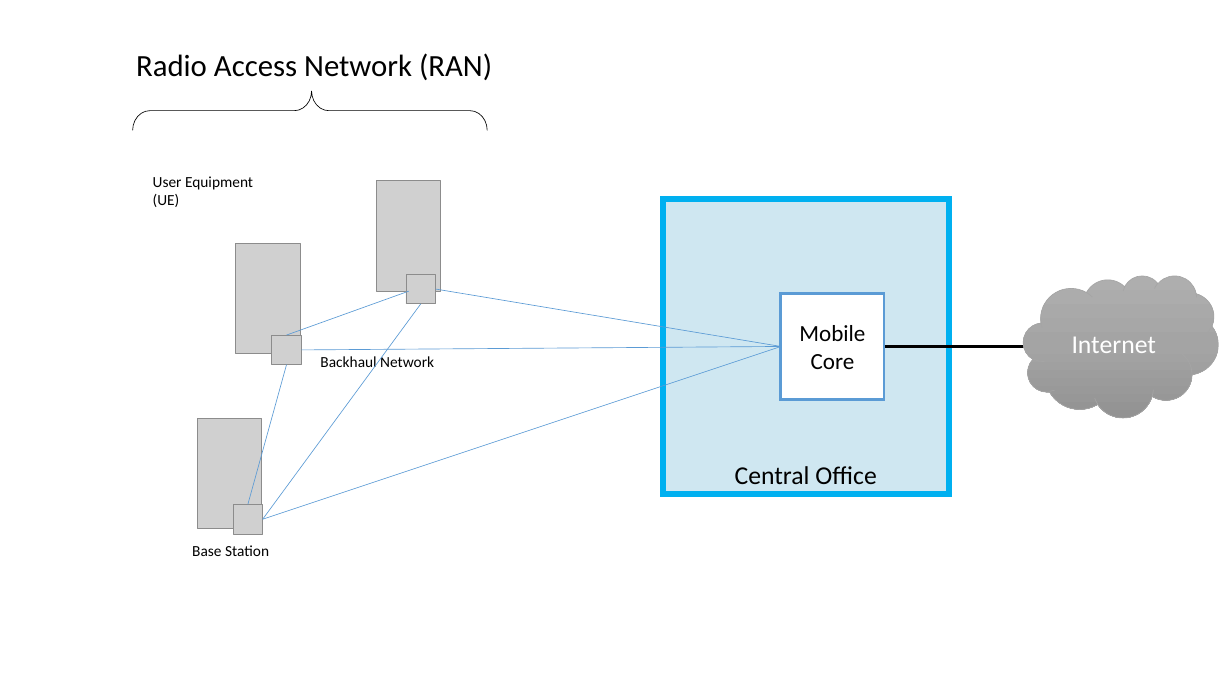
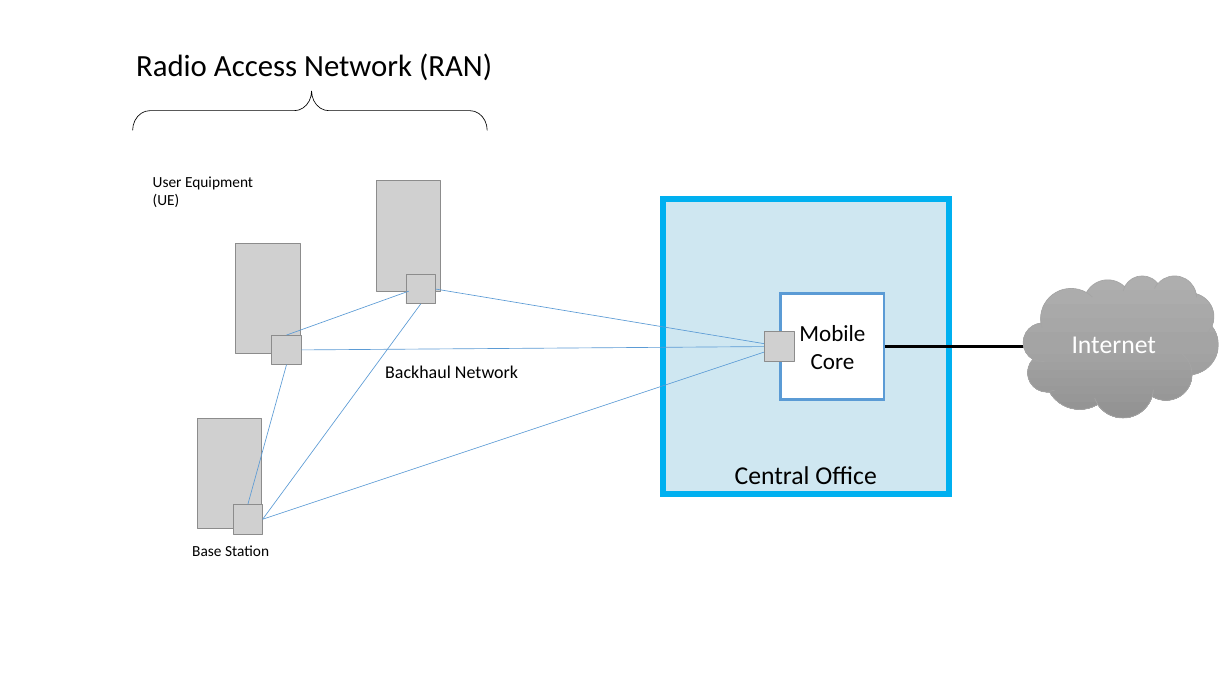
Before and after one commit to SystemsApproach/sdn, a slide deck: slide 2 of access.pptx. Drawn at 1232x693 pixels with LibreOffice and Linux fonts; fonts in the diff are those of the drawing; grey boxes stand for pictures; background and template pictures are left out. Boxes give left, top, right and bottom in pixels: in the first picture for what was removed or moved away, otherwise in the second. Text is boxed around its words. In the diff, an @@ line names an element or a change of style, - is before the commit and + after.

```diff
--- a/access.pptx
+++ b/access.pptx
@@ text "Backhaul Network": place and size @@
-text "Backhaul Network" at (320,354,434,372)
+text "Backhaul Network" at (385,365,518,378)
@@ text "Backhaul Network" at (385,365,518,378): size 12 to 14 pt @@
@@ picture added at (765,332,795,361) @@
```
Also in this commit, not shown: 3 other files.
